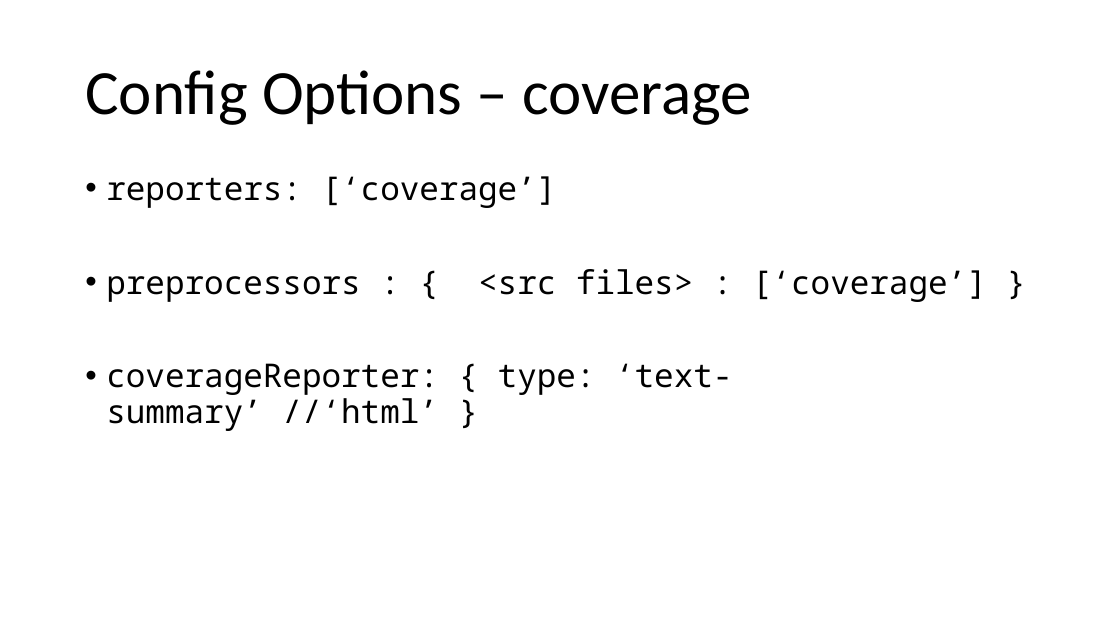
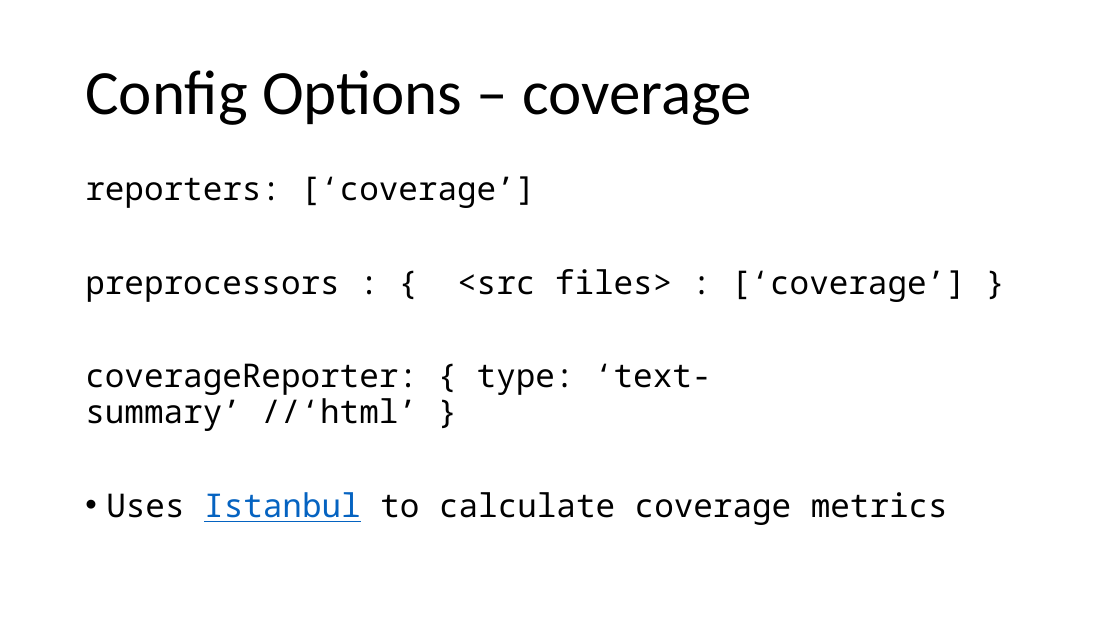
Before and after one commit to phillipskevin/karma-demo, a slide deck: slide 12 of karma-demo-slides.pptx. Drawn at 1120x630 pixels with LibreOffice and Linux fonts; fonts in the diff are those of the drawing. Boxes give left, top, right and bottom in pixels: in the first picture for what was removed or moved away, otherwise in the second. Text is boxed around its words. In the diff, an @@ line names an element or a change of style, - is before the commit and + after.

```diff
--- a/karma-demo-slides.pptx
+++ b/karma-demo-slides.pptx
@@ text at <box>85,176,966,431</box>: bullet • to none @@
@@ text at <box>106,492,948,525</box>: paragraph added @@
+• Uses Istanbul to calculate coverage metrics
```
Also in this commit, not shown: 1 other slide changed.
